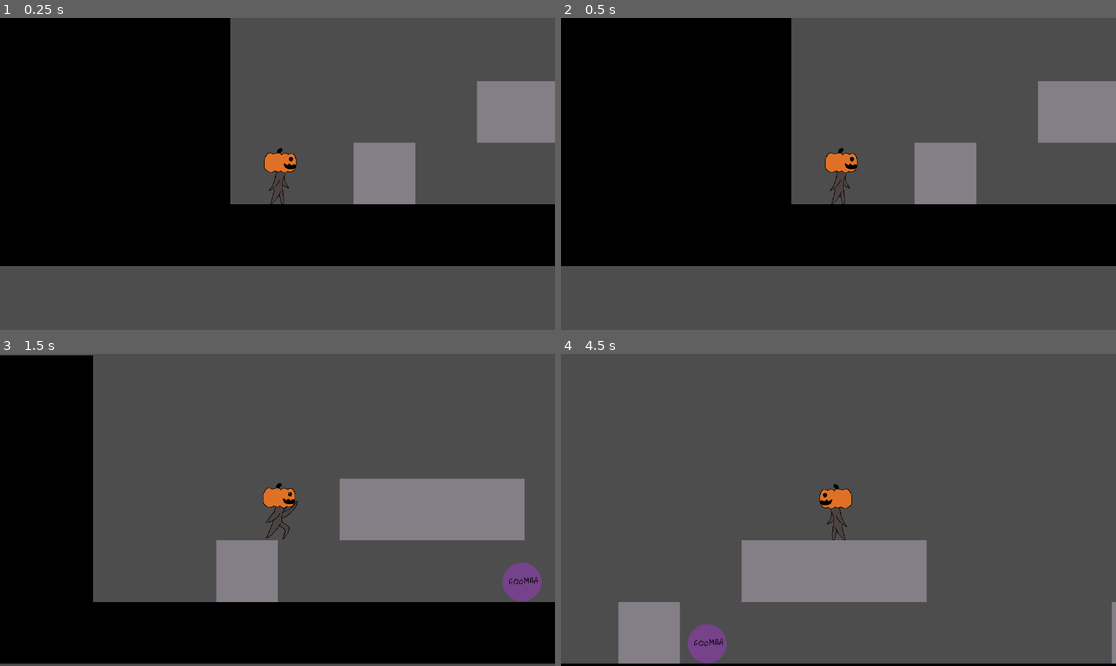
Above: before the commit, frames 1-4 (two rows, left to right).
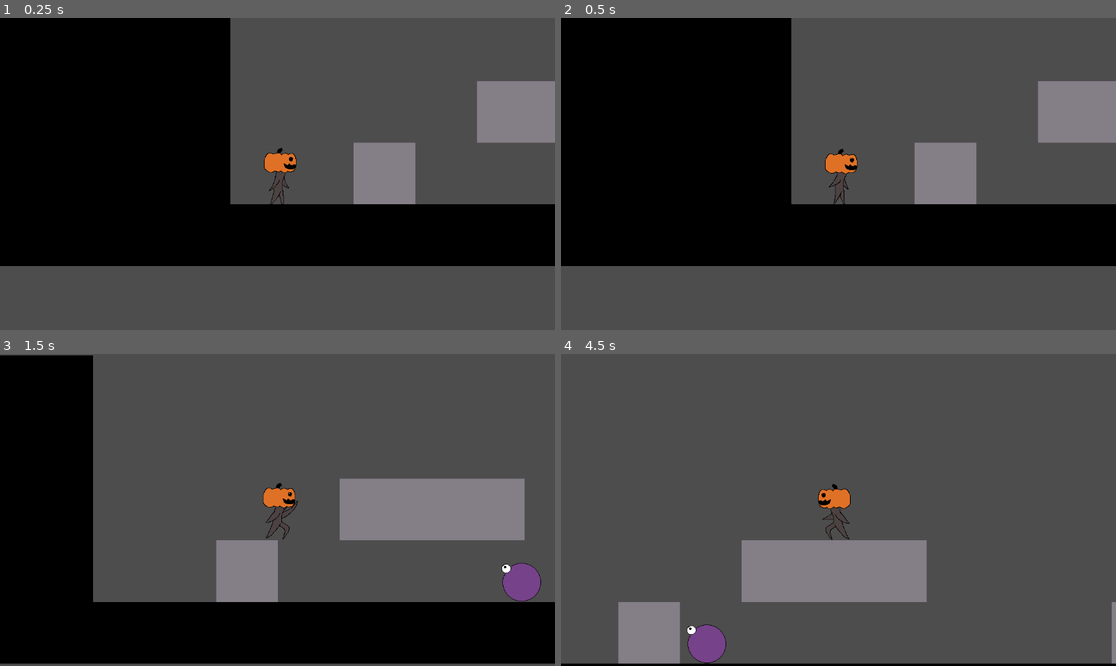
Above: after the commit, the same moments.

Repository: Thanaell/20GamesChallenge
Game: Godot game, scene res://main_scene.tscn
Two runs of this game, one before a commit and one after it. Both use one fixed random seed, a clock stepped at 60 frames per second and the inputs below.
Inputs:
- Up to frame 1 (0.25 s): no input
- Up to frame 2 (0.5 s): no input
- Up to frame 3 (1.5 s): tap Enter (ui_accept) at 0.5, 0.77 s; hold Right (ui_right) from 0.53 s (still down)
- Up to frame 4 (4.5 s): tap Enter (ui_accept) at 1.52, 3.02, 3.77 s; release Right (ui_right) at 2.03 s; hold Left (ui_left) 2.03-2.78 s; hold Right (ui_right) 2.78-4.28 s; hold Left (ui_left) from 4.28 s (still down)

Frame 1 is identical in both runs. In frame 2, 0.2% of the frame differs, in the area x 47-54%, y 41-60%; in frame 3, 0.1%; in frame 4, 0.4%, in the area x 22-53%, y 41-100%.

Commit message:
adding enemies sprites

Diff:
--- a/Pumpkin-Mario/character.gd
+++ b/Pumpkin-Mario/character.gd
@@ -8,6 +8,7 @@
 var gravity = ProjectSettings.get_setting("physics/2d/default_gravity")
 
 var should_bounce: bool = false
+var is_moving : bool = false
 
 
 func _ready():
@@ -20,8 +21,14 @@
 	if not is_on_floor():
 		$AnimatedSprite2D.play("jumping")
 		velocity.y += gravity * delta
-	else :
+	if abs(velocity.x)<=0.01 && is_on_floor() && !is_moving :
+		$AnimatedSprite2D.play("idle")
+		is_moving=true
+	if abs(velocity.x)>0.01 && is_on_floor() :
+		is_moving=false
 		$AnimatedSprite2D.play("running")
+	if velocity.x>=0 : $AnimatedSprite2D.scale.x=1
+	else : $AnimatedSprite2D.scale.x=-1
 	# Handle jump.
 	if Input.is_action_just_pressed("ui_accept") and is_on_floor():
 		velocity.y = JUMP_VELOCITY
@@ -38,9 +45,8 @@
 	else:
 		velocity.x = move_toward(velocity.x, 0, SPEED)
 
-	if velocity.x>=0 : $AnimatedSprite2D.scale.x=1
-	else : $AnimatedSprite2D.scale.x=-1
-	if velocity.x<=0.01 && is_on_floor() : $AnimatedSprite2D.play("idle")
+
+
 	move_and_slide()
 
 
--- a/Pumpkin-Mario/enemy.gd
+++ b/Pumpkin-Mario/enemy.gd
@@ -15,6 +15,8 @@
 		direction = -1
 
 	position.x += direction * speed * delta
+	if direction>0 : $AnimatedSprite2D.scale.x=-1
+	elif direction<0 : $AnimatedSprite2D.scale.x=1
 
 
 func on_kill_player_entered(_body: Node2D):
--- a/Pumpkin-Mario/goomba.gd
+++ b/Pumpkin-Mario/goomba.gd
@@ -1 +1,4 @@
 extends Enemy
+
+func _ready():
+	$AnimatedSprite2D.play("default")
--- a/Pumpkin-Mario/goomba.tscn
+++ b/Pumpkin-Mario/goomba.tscn
@@ -1,7 +1,22 @@
-[gd_scene load_steps=5 format=3 uid="uid://dfg0iw4wjsop3"]
+[gd_scene load_steps=7 format=3 uid="uid://dfg0iw4wjsop3"]
 
-[ext_resource type="Texture2D" uid="uid://bt3xm3g6ow4sq" path="res://Assets/goomba.png" id="1_8r365"]
 [ext_resource type="Script" path="res://goomba.gd" id="1_46sua"]
+[ext_resource type="Texture2D" uid="uid://dl8ssctalycax" path="res://Assets/goomba1.png" id="2_01ki0"]
+[ext_resource type="Texture2D" uid="uid://dvik2713s0b5l" path="res://Assets/goomba2.png" id="3_qeyey"]
+
+[sub_resource type="SpriteFrames" id="SpriteFrames_woxcp"]
+animations = [{
+"frames": [{
+"duration": 2.0,
+"texture": ExtResource("2_01ki0")
+}, {
+"duration": 1.0,
+"texture": ExtResource("3_qeyey")
+}],
+"loop": true,
+"name": &"default",
+"speed": 5.0
+}]
 
 [sub_resource type="CircleShape2D" id="CircleShape2D_p817j"]
 
@@ -13,8 +28,8 @@
 collision_mask = 4
 script = ExtResource("1_46sua")
 
-[node name="Sprite2D" type="Sprite2D" parent="."]
-texture = ExtResource("1_8r365")
+[node name="AnimatedSprite2D" type="AnimatedSprite2D" parent="."]
+sprite_frames = SubResource("SpriteFrames_woxcp")
 
 [node name="killGoombaArea" type="Area2D" parent="."]
 collision_layer = 0
--- a/Pumpkin-Mario/turtle.gd
+++ b/Pumpkin-Mario/turtle.gd
@@ -21,6 +21,7 @@
 		if direction != 0.0:
 			Character.on_kill_player_collision()
 		else:
+			$AnimatedSprite2D.play("down_moving")
 			if body.position.x - position.x > 0:
 				direction = -1
 			else:
@@ -31,11 +32,12 @@
 	Character.on_bounce()
 	if is_up:
 		is_up = false
-		$AnimatedSprite2D.play("down")
+		$AnimatedSprite2D.play("down_idle")
 		turtle_stomp_area.position = down_collider_position
 		direction = 0
 	else:
 		if direction == 0:
 			queue_free()
 		else:
+			$AnimatedSprite2D.play("down_idle")
 			direction = 0
--- a/Pumpkin-Mario/turtle.tscn
+++ b/Pumpkin-Mario/turtle.tscn
@@ -1,22 +1,38 @@
-[gd_scene load_steps=7 format=3 uid="uid://q4ueyrv4cick"]
+[gd_scene load_steps=9 format=3 uid="uid://q4ueyrv4cick"]
 
 [ext_resource type="Texture2D" uid="uid://cfebm7m0gnyr8" path="res://Assets/turtle2.png" id="1_55p0u"]
 [ext_resource type="Script" path="res://turtle.gd" id="1_dwn08"]
+[ext_resource type="Texture2D" uid="uid://dhg8v6ne3kg2x" path="res://Assets/turtle3.png" id="2_283x4"]
 [ext_resource type="Texture2D" uid="uid://cgufrjp3wo7b2" path="res://Assets/turtle1.png" id="2_13577"]
+[ext_resource type="Texture2D" uid="uid://dsnivp1ekolfq" path="res://Assets/turtle4.png" id="3_ggjgq"]
 
 [sub_resource type="SpriteFrames" id="SpriteFrames_ea2rl"]
 animations = [{
 "frames": [{
 "duration": 1.0,
-"texture": ExtResource("1_55p0u")
+"texture": ExtResource("2_283x4")
 }],
 "loop": true,
-"name": &"down",
+"name": &"down_idle",
+"speed": 5.0
+}, {
+"frames": [{
+"duration": 1.0,
+"texture": ExtResource("2_283x4")
+}, {
+"duration": 1.0,
+"texture": ExtResource("3_ggjgq")
+}],
+"loop": true,
+"name": &"down_moving",
 "speed": 5.0
 }, {
 "frames": [{
 "duration": 1.0,
 "texture": ExtResource("2_13577")
+}, {
+"duration": 1.0,
+"texture": ExtResource("1_55p0u")
 }],
 "loop": true,
 "name": &"up",
@@ -34,7 +50,7 @@
 
 [node name="AnimatedSprite2D" type="AnimatedSprite2D" parent="."]
 sprite_frames = SubResource("SpriteFrames_ea2rl")
-animation = &"down"
+animation = &"down_idle"
 
 [node name="CollisionShape2D" type="CollisionShape2D" parent="."]
 position = Vector2(3, 48)
Binary file changed: Pumpkin-Mario/Assets/character/character1.png
Binary file changed: Pumpkin-Mario/Assets/character/character2.png
Binary file changed: Pumpkin-Mario/Assets/character/character3.png
Binary file changed: Pumpkin-Mario/Assets/character/character4.png
Binary file removed: Pumpkin-Mario/Assets/goomba.png
Binary file added: Pumpkin-Mario/Assets/goomba1.png
Not shown, added: Pumpkin-Mario/Assets/goomba1.png.import
Binary file added: Pumpkin-Mario/Assets/goomba2.png
Not shown, added: Pumpkin-Mario/Assets/goomba2.png.import
Binary file changed: Pumpkin-Mario/Assets/turtle1.png
Binary file changed: Pumpkin-Mario/Assets/turtle2.png
Binary file added: Pumpkin-Mario/Assets/turtle3.png
(and 3 more such lines)
